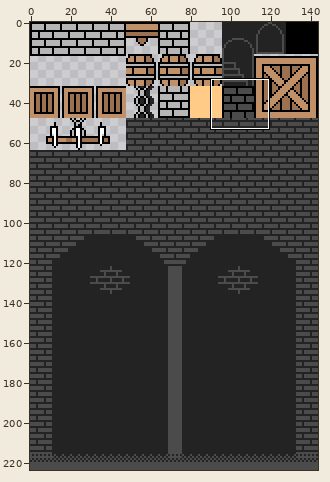
Two versions of one sprite sheet, Assets/Tileset/Tileset_Normal.png. The picture above shows the old version from afar; the outline marks the close-up.
Close-up. Before:
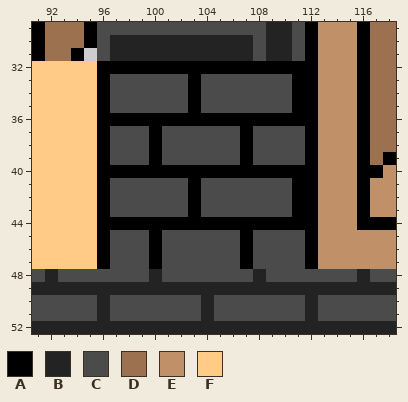
The file is 144x224 pixels. Shown: x 91..118, y 29..52.
Palette (. is transparent): A #000000  B #232323  C #4b4b4b  D #9c714f  E #c09069  F #ffcb87
Pixels before, first column x 91:
29 ADDDACCCCCCCCCCCCCBBCAEEEADD
30 ADDDACBBBBBBBBBBBCBBCAEEEADD
31 ADDA.CBBBBBBBBBBBCBBCAEEEADD
32 FFFFFAAAAAAAAAAAAAAAAAEEEADD
33 FFFFFACCCCCCACCCCCCCAAEEEADD
34 FFFFFACCCCCCACCCCCCCAAEEEADD
35 FFFFFACCCCCCACCCCCCCAAEEEADD
36 FFFFFAAAAAAAAAAAAAAAAAEEEADD
37 FFFFFACCCACCCCCCACCCCAEEEADD
38 FFFFFACCCACCCCCCACCCCAEEEADD
39 FFFFFACCCACCCCCCACCCCAEEEADA
40 FFFFFAAAAAAAAAAAAAAAAAEEEAAE
41 FFFFFACCCCCCACCCCCCCAAEEEAEE
42 FFFFFACCCCCCACCCCCCCAAEEEAEE
43 FFFFFACCCCCCACCCCCCCAAEEEAEE
44 FFFFFAAAAAAAAAAAAAAAAAEEEAAA
45 FFFFFACCCACCCCCCACCCCAEEEEEE
46 FFFFFACCCACCCCCCACCCCAEEEEEE
47 FFFFFACCCACCCCCCACCCCAEEEEEE
48 CBCCCCCCCBCCCCCCCBCCCCCCCBCC
49 BBBBBBBBBBBBBBBBBBBBBBBBBBBB
50 CCCCCBCCCCCCCBCCCCCCCBCCCCCC
51 CCCCCBCCCCCCCBCCCCCCCBCCCCCC
52 BBBBBBBBBBBBBBBBBBBBBBBBBBBB
The same view after the edit:
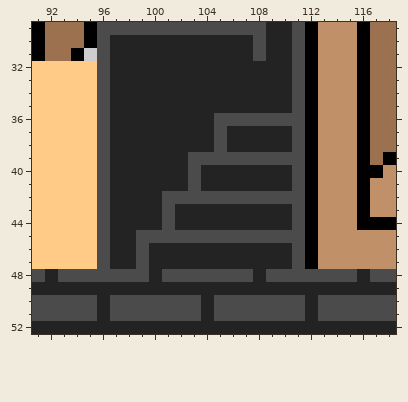
From old to new:
y 32: x 96..111 AAAAAAAAAAAAAAAA -> CBBBBBBBBBBBBBBC
y 33..35: x 96..111 ACCCCCCACCCCCCCA -> CBBBBBBBBBBBBBBC
y 36: x 96..111 AAAAAAAAAAAAAAAA -> CBBBBBBBBCCCCCCC
y 37..38: x 96..104 ACCCACCCC -> CBBBBBBBB; x 106..110 CACCC -> BBBBB
y 39: x 96..102 ACCCACC -> CBBBBBB; x 107 A -> C
y 40: x 96..111 AAAAAAAAAAAAAAAA -> CBBBBBBCBBBBBBBC
y 41: x 96..111 ACCCCCCACCCCCCCA -> CBBBBBBCBBBBBBBC
y 42: x 96..100 ACCCC -> CBBBB; x 103 A -> C; x 111 A -> C
y 43: x 96..100 ACCCC -> CBBBB; x 102..111 CACCCCCCCA -> BBBBBBBBBC
y 44: x 96..111 AAAAAAAAAAAAAAAA -> CBBBBCBBBBBBBBBC
y 45: x 96..98 ACC -> CBB; x 100 A -> C; x 107 A -> C
y 46..47: x 96..98 ACC -> CBB; x 100..110 ACCCCCCACCC -> BBBBBBBBBBB
